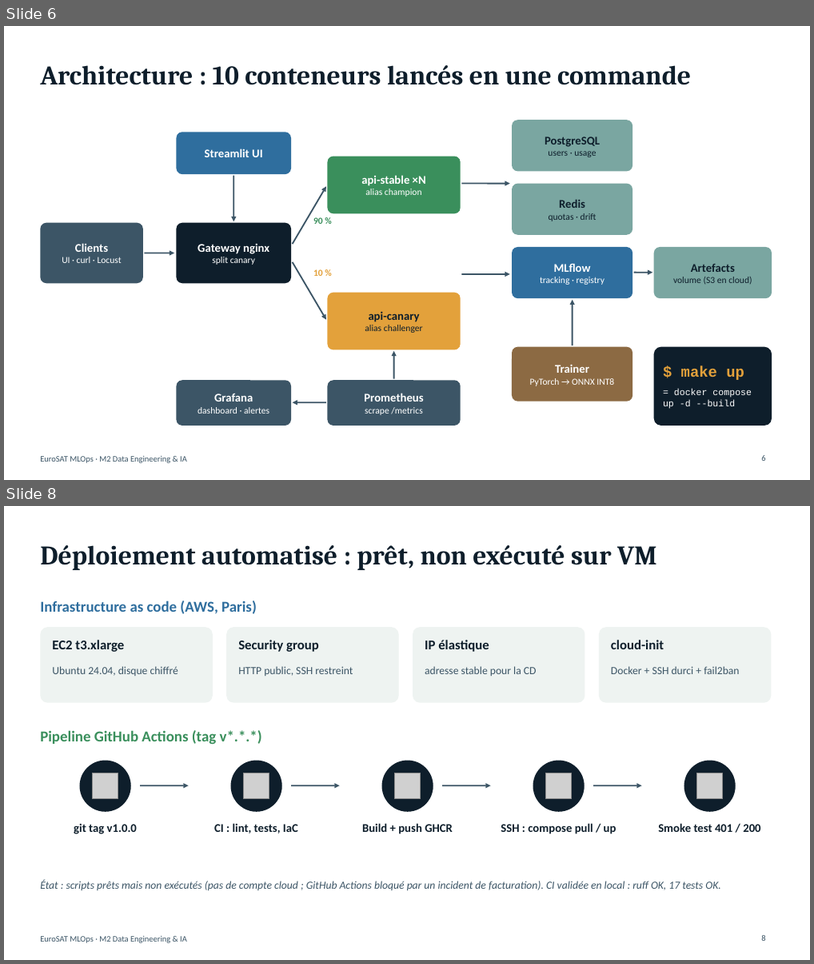
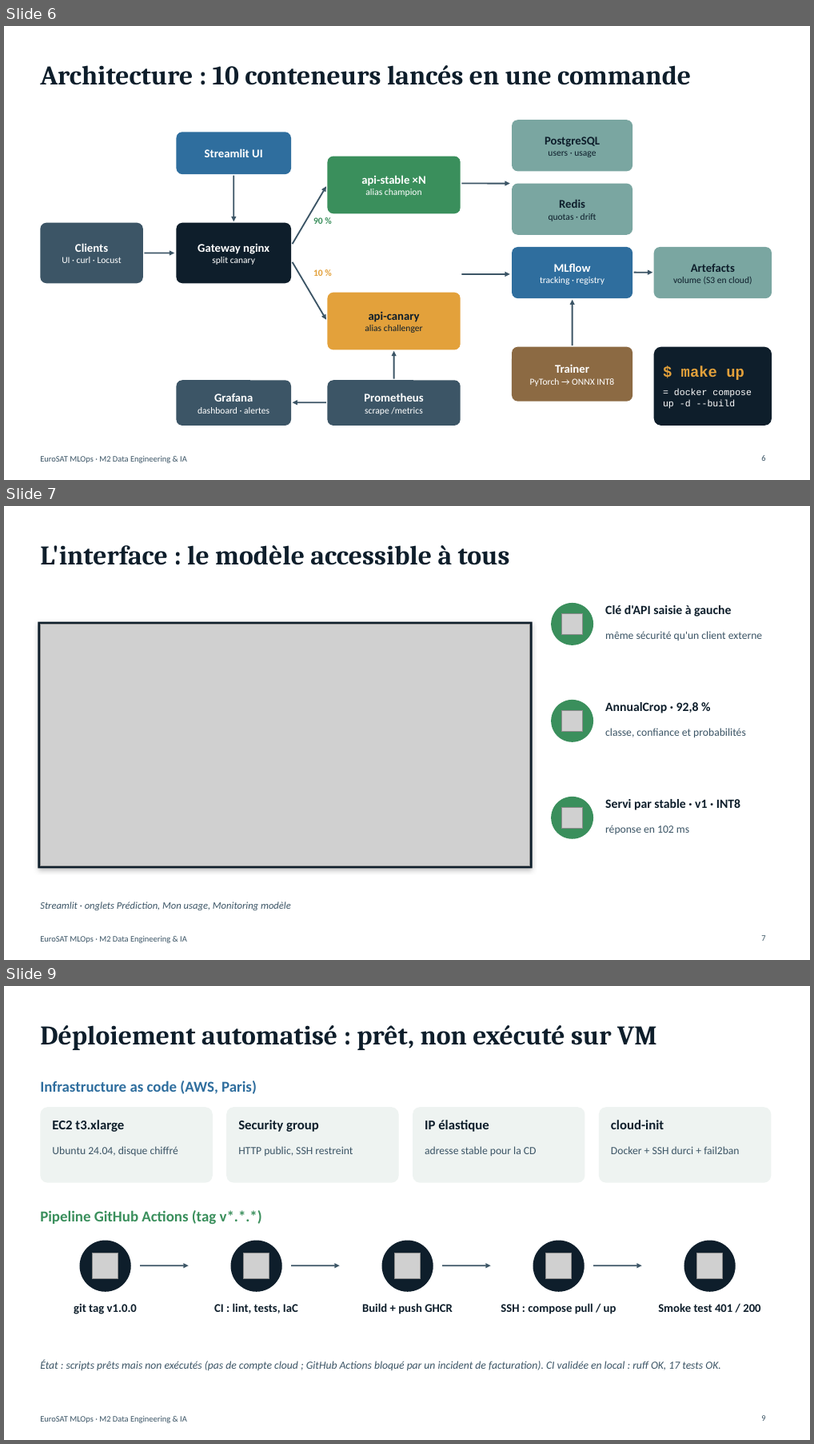
Before and after one commit to nplnguyen/eurosat-mlops, a slide deck: presentation/soutenance-mlops-eurosat.pptx. Shown one above the other, each under a label of ours: slides 6 and 8 before the commit, slides 6, 7 and 9 after it; the slides between them are not shown. The pictures are 814x964 and 814x1444 pixels, drawn with LibreOffice and Linux fonts; fonts in the diff are those of the drawing; grey boxes stand for pictures. Boxes give left, top, right and bottom in pixels: in the first picture for what was removed or moved away, otherwise in the second. Text is boxed around its words. In the diff, an @@ line names an element or a change of style, - is before the commit and + after.

```diff
--- a/presentation/soutenance-mlops-eurosat.pptx
+++ b/presentation/soutenance-mlops-eurosat.pptx
@@ slide 7 added at (4, 506, 810, 960), background #FFFFFF; not listed: 1 template element that a slide beside it also shows @@
@@ title added at (40, 545, 510, 565), 32 pt, text #0E1E2B, bold @@
+L'interface : le modèle accessible à tous
@@ rectangle added at (38, 621, 533, 868), fill #0E1E2B @@
@@ picture added at (40, 624, 530, 865) @@
@@ ellipse added at (551, 603, 594, 645), fill #3A8F5C @@
@@ picture added at (562, 613, 583, 634) @@
@@ text added at (606, 605, 731, 616), 15 pt, text #0E1E2B, bold @@
+Clé d'API saisie à gauche
@@ text added at (606, 631, 762, 640), 13 pt, text #3C5566 @@
+même sécurité qu'un client externe
@@ ellipse added at (551, 700, 594, 742), fill #3A8F5C @@
@@ picture added at (562, 711, 583, 732) @@
@@ text added at (606, 702, 699, 713), 15 pt, text #0E1E2B, bold @@
+AnnualCrop · 92,8 %
@@ text added at (606, 728, 746, 737), 13 pt, text #3C5566 @@
+classe, confiance et probabilités
@@ ellipse added at (551, 796, 594, 839), fill #3A8F5C @@
@@ picture added at (562, 807, 583, 828) @@
@@ text added at (606, 799, 741, 810), 15 pt, text #0E1E2B, bold @@
+Servi par stable · v1 · INT8
@@ text added at (606, 824, 690, 834), 13 pt, text #3C5566 @@
+réponse en 102 ms
@@ text added at (40, 901, 291, 910), 12 pt, text #3C5566, italic @@
+Streamlit · onglets Prédiction, Mon usage, Monitoring modèle
@@ page number added at (762, 935, 766, 940), 10 pt, text #3C5566 @@
+7
@@ what was slide 8 is now slide 9 @@
@@ page number at (762, 1415, 766, 1420): text changed @@
-8
+9
```
Also in this commit, not shown: 8 slides changed, 1 other slide added.
